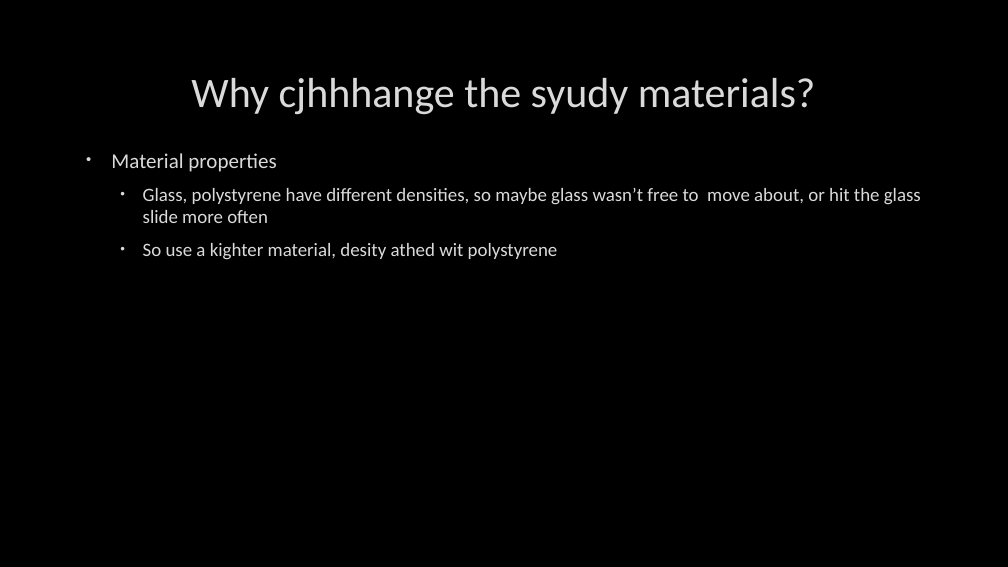
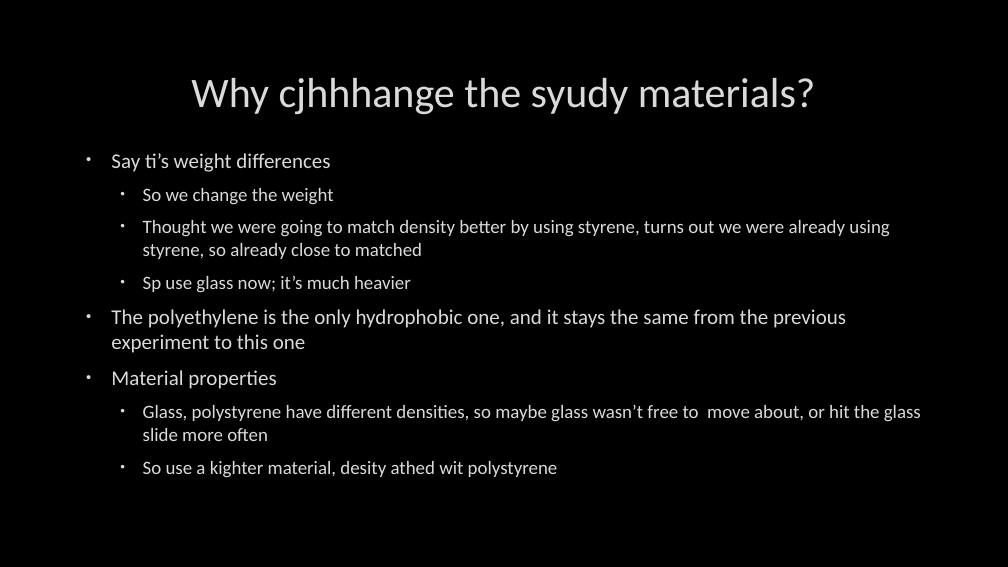
Before and after one commit to TchakamauRa/Soft-Matter, a slide deck: slide 20 of Backup copy.pptx (slide 15 before the commit). Drawn at 1008x567 pixels with LibreOffice and Linux fonts; fonts in the diff are those of the drawing; background and template pictures are left out. Boxes give left, top, right and bottom in pixels: in the first picture for what was removed or moved away, otherwise in the second. Text is boxed around its words. In the diff, an @@ line names an element or a change of style, - is before the commit and + after.

```diff
--- a/Backup copy.pptx
+++ b/Backup copy.pptx
@@ text at (111, 153, 889, 353): paragraphs added @@
+• Say ti’s weight differences
+  • So we change the weight
+  • Thought we were going to match density better by using styrene, turns out we were already using styrene, so already close to matched
+  • Sp use glass now; it’s much heavier
+• The polyethylene is the only hydrophobic one, and it stays the same from the previous experiment to this one
```
Also in this commit, not shown: 7 other slides changed, 18 slides added, 2 slides removed, 2 other files.
